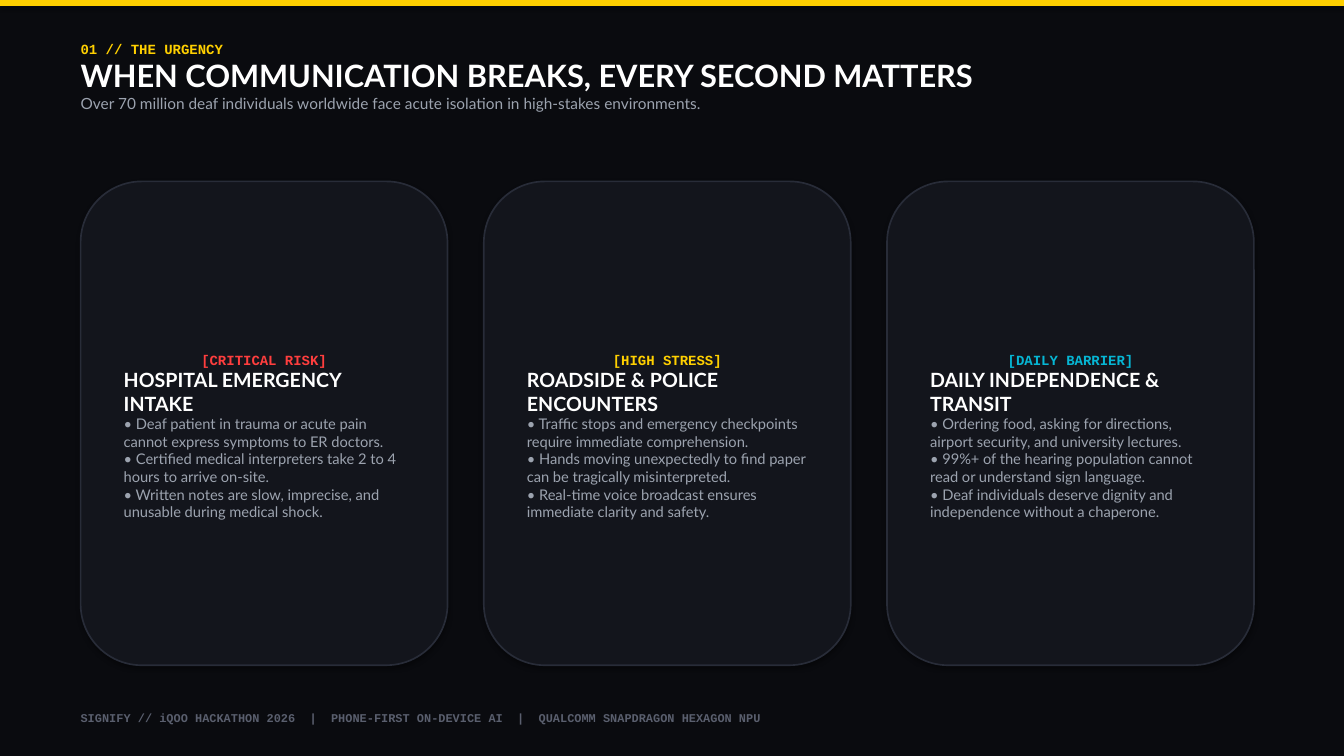
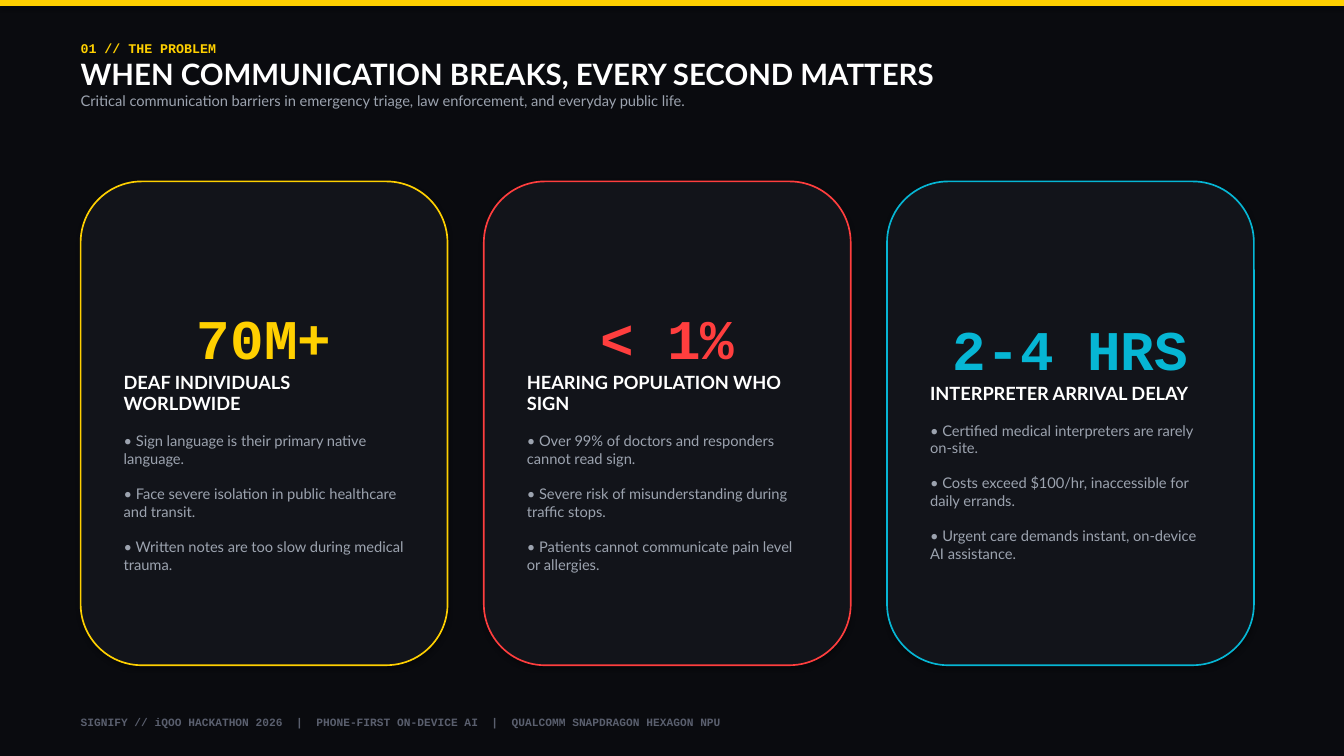
Before and after one commit to WHENKEY2007/signifyprototype, a slide deck: slide 2 of Signify_iQOO_Hackathon_2026_Final.pptx. Drawn at 1344x756 pixels with LibreOffice and Linux fonts; fonts in the diff are those of the drawing. Boxes give left, top, right and bottom in pixels: in the first picture for what was removed or moved away, otherwise in the second. Text is boxed around its words. In the diff, an @@ line names an element or a change of style, - is before the commit and + after.

Commit message:
docs: regenerate 14-slide visual iQOO hackathon deck with embedded screenshots and low text

```diff
--- a/Signify_iQOO_Hackathon_2026_Final.pptx
+++ b/Signify_iQOO_Hackathon_2026_Final.pptx
@@ text at [81,44,216,53]: text changed; size 10 to 9.5 pt @@
-01 // THE URGENCY
+01 // THE PROBLEM
@@ text at [81,63,933,89]: size 22 to 21 pt in "WHEN COMMUNICATION BREAKS, EVERY SECOND MATTERS" @@
@@ text at [81,95,685,109]: text changed; size 11 to 10.5 pt @@
-Over 70 million deaf individuals worldwide face acute isolation in high-stakes environments.
+Critical communication barriers in emergency triage, law enforcement, and everyday public life.
@@ rounded rectangle "70M+" at [81,181,448,665]: fill #13151C to #12141A; outline #282C38 1.2 pt to #FFD000 1.2 pt @@
@@ rounded rectangle "< 1%" at [484,181,851,665]: fill #13151C to #12141A; outline #282C38 1.2 pt to #FF3E3E 1.2 pt @@
@@ rounded rectangle "2-4 HRS" at [887,181,1254,665]: fill #13151C to #12141A; outline #282C38 1.2 pt to #06B6D4 1.2 pt @@
@@ text in rounded rectangle at [124,321,403,570]: text changed @@
-[CRITICAL RISK]
-HOSPITAL EMERGENCY INTAKE
-• Deaf patient in trauma or acute pain cannot express symptoms to ER doctors.
-• Certified medical interpreters take 2 to 4 hours to arrive on-site.
-• Written notes are slow, imprecise, and unusable during medical shock.
+70M+
+DEAF INDIVIDUALS WORLDWIDE
+• Sign language is their primary native language.
+• Face severe isolation in public healthcare and transit.
+• Written notes are too slow during medical trauma.
@@ text in rounded rectangle at [527,321,792,573]: text changed @@
-[HIGH STRESS]
-ROADSIDE & POLICE ENCOUNTERS
-• Traffic stops and emergency checkpoints require immediate comprehension.
-• Hands moving unexpectedly to find paper can be tragically misinterpreted.
-• Real-time voice broadcast ensures immediate clarity and safety.
+< 1%
+HEARING POPULATION WHO SIGN
+• Over 99% of doctors and responders cannot read sign.
+• Severe risk of misunderstanding during traffic stops.
+• Patients cannot communicate pain level or allergies.
@@ text in rounded rectangle at [930,332,1196,559]: text changed @@
-[DAILY BARRIER]
-DAILY INDEPENDENCE & TRANSIT
-• Ordering food, asking for directions, airport security, and university lectures.
-• 99%+ of the hearing population cannot read or understand sign language.
-• Deaf individuals deserve dignity and independence without a chaperone.
+2-4 HRS
+INTERPRETER ARRIVAL DELAY
+• Certified medical interpreters are rarely on-site.
+• Costs exceed $100/hr, inaccessible for daily errands.
+• Urgent care demands instant, on-device AI assistance.
@@ text "SIGNIFY // iQOO HACKATHON 2026 ..." at [81,719,720,728]: size 8.5 to 8 pt @@
```
Also in this commit, not shown: 9 other slides changed, 4 slides added, 4 slides removed, 1 other file.
